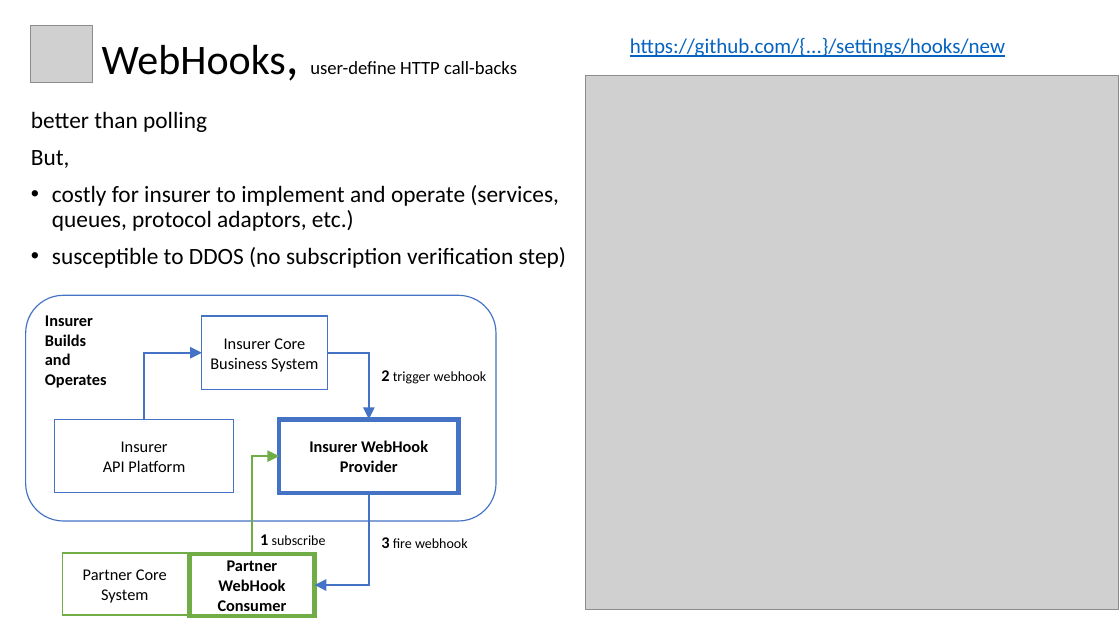
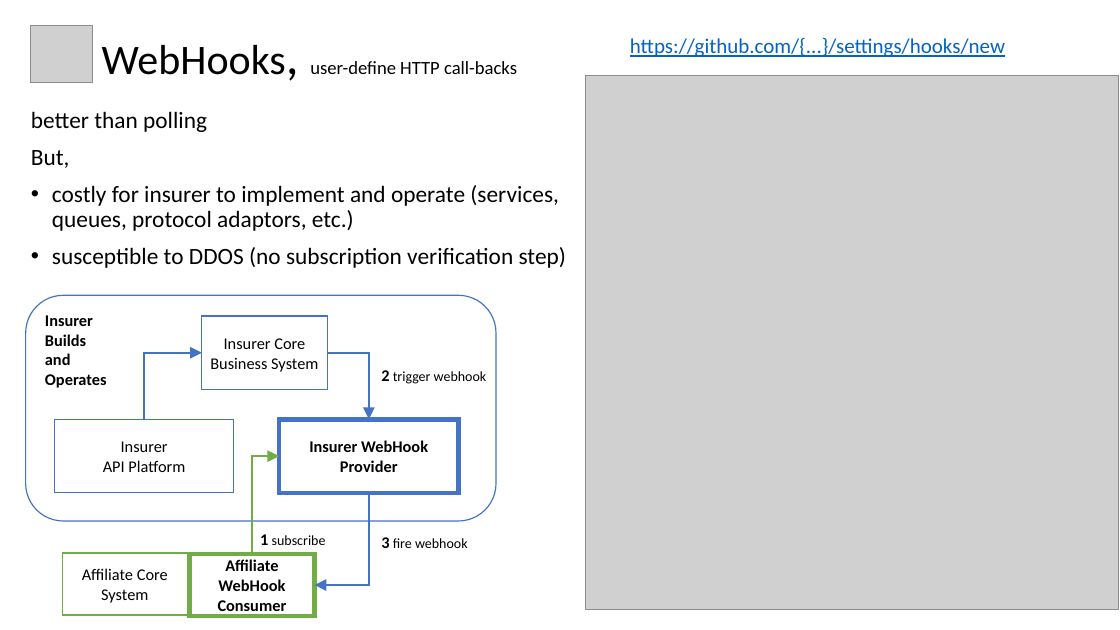
Before and after one commit to sujayathavale/outboundIntegrations, a slide deck: slide 5 of Outbound Integrations.pptx. Drawn at 1120x630 pixels with LibreOffice and Linux fonts; fonts in the diff are those of the drawing; grey boxes stand for pictures. Boxes give left, top, right and bottom in pixels: in the first picture for what was removed or moved away, otherwise in the second. Text is boxed around its words. In the diff, an @@ line names an element or a change of style, - is before the commit and + after.

Commit message:
Renamed partner to affiliate

```diff
--- a/Outbound Integrations.pptx
+++ b/Outbound Integrations.pptx
@@ text in rectangle at (x1=82, y1=568, x2=168, y2=580): text changed @@
-Partner Core
+Affiliate Core
@@ text in rectangle at (x1=225, y1=559, x2=278, y2=571): text changed @@
-Partner
+Affiliate
```
Also in this commit, not shown: 7 other slides changed.
